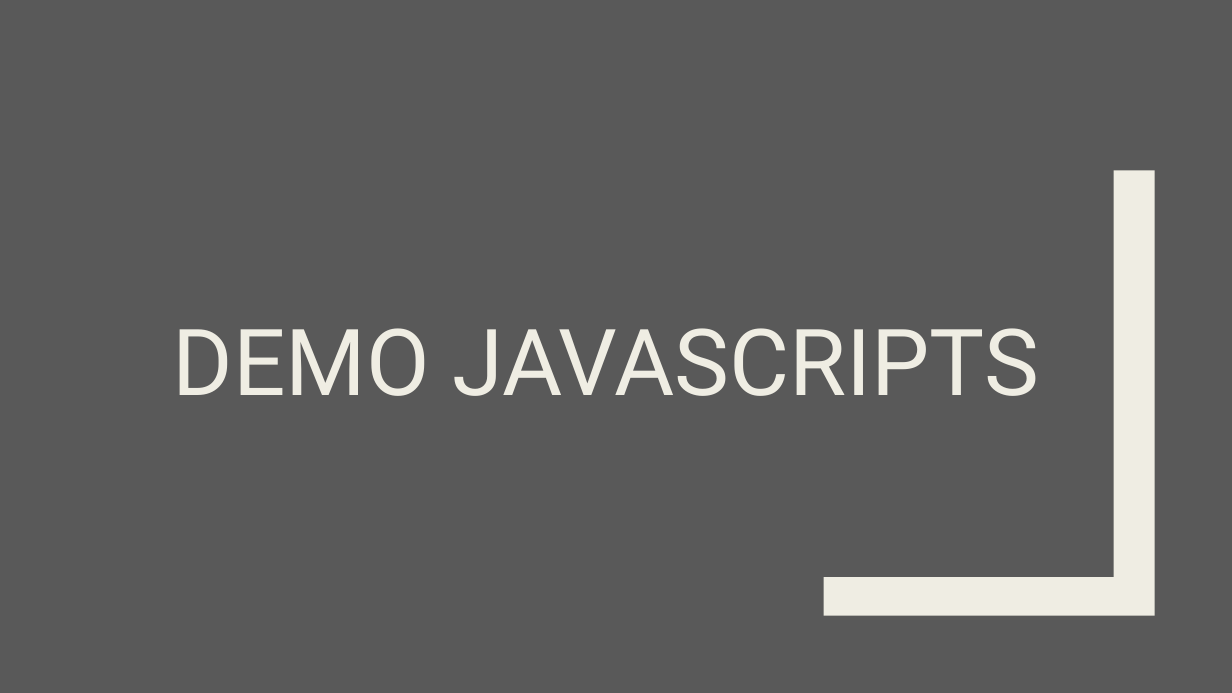
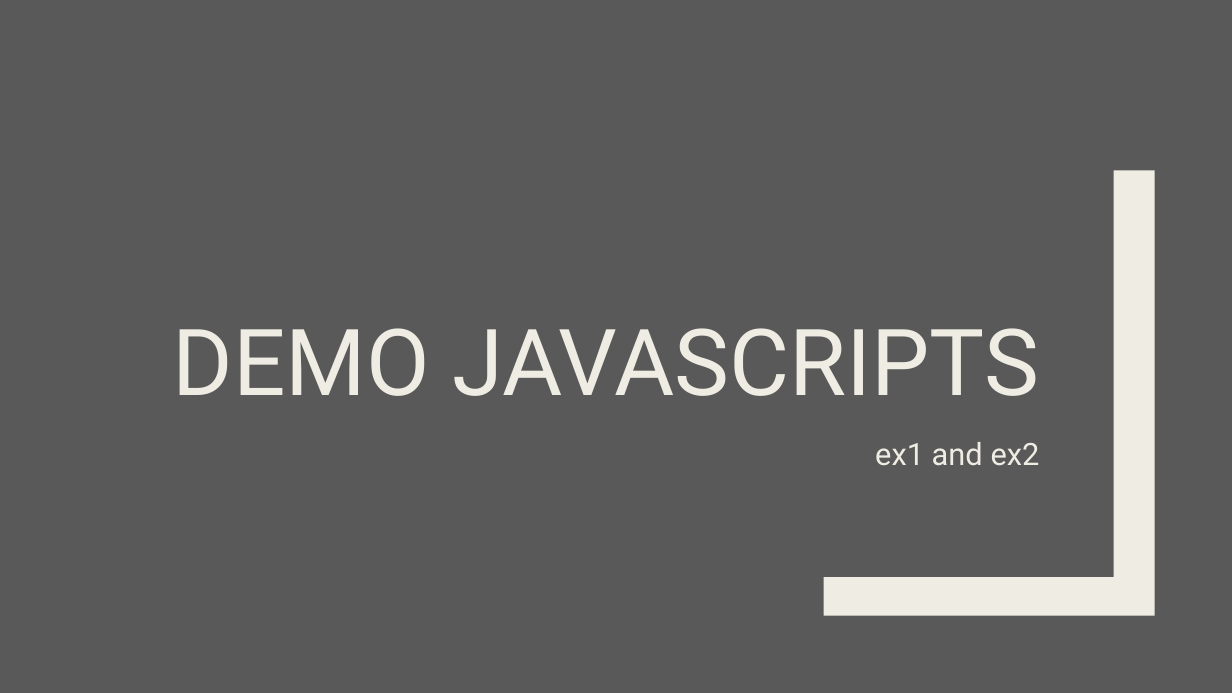
Before and after one commit to pkyurkchiev/mean-stack, a slide deck: slide 16 of presentations/nodeJS.pptx. Drawn at 1232x693 pixels with LibreOffice and Linux fonts; fonts in the diff are those of the drawing. Boxes give left, top, right and bottom in pixels: in the first picture for what was removed or moved away, otherwise in the second. Text is boxed around its words. In the diff, an @@ line names an element or a change of style, - is before the commit and + after.

```diff
--- a/presentations/nodeJS.pptx
+++ b/presentations/nodeJS.pptx
@@ text added at [875, 442, 1040, 466], 24 pt, text #EFEDE3 @@
+ex1 and ex2
```
Also in this commit, not shown: 5 other slides changed, 5 other files.
